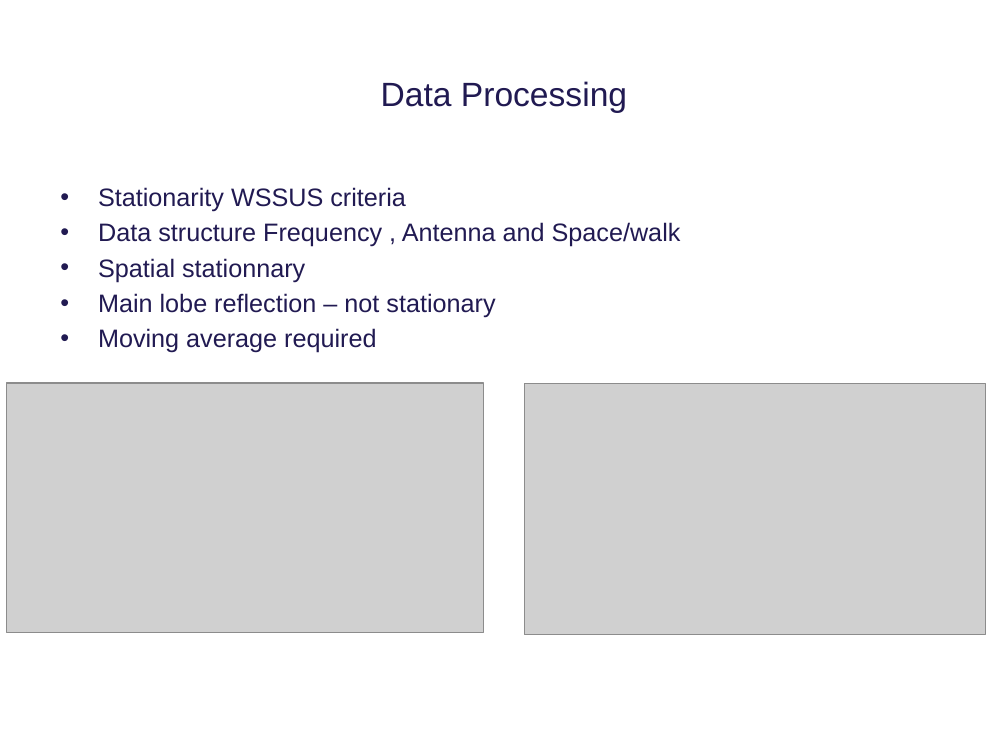
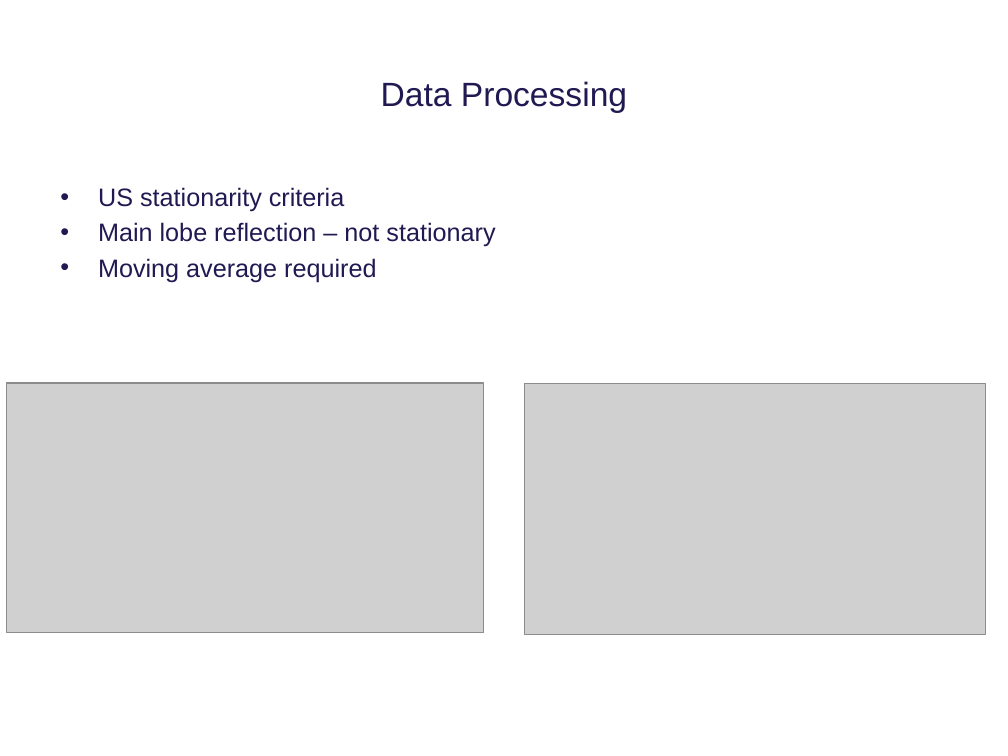
Before and after one commit to tkjj13/P8, a slide deck: slide 22 of ppt/final.pptx. Drawn at 1008x756 pixels with LibreOffice and Linux fonts; fonts in the diff are those of the drawing; grey boxes stand for pictures; background and template pictures are left out. Boxes give left, top, right and bottom in pixels: in the first picture for what was removed or moved away, otherwise in the second. Text is boxed around its words. In the diff, an @@ line names an element or a change of style, - is before the commit and + after.

```diff
--- a/ppt/final.pptx
+++ b/ppt/final.pptx
@@ text at (98,187,345,212): text changed @@
-• Stationarity WSSUS criteria
-• Data structure Frequency , Antenna and Space/walk
-• Spatial stationnary
+• US stationarity criteria
```
Also in this commit, not shown: 6 other slides changed.
